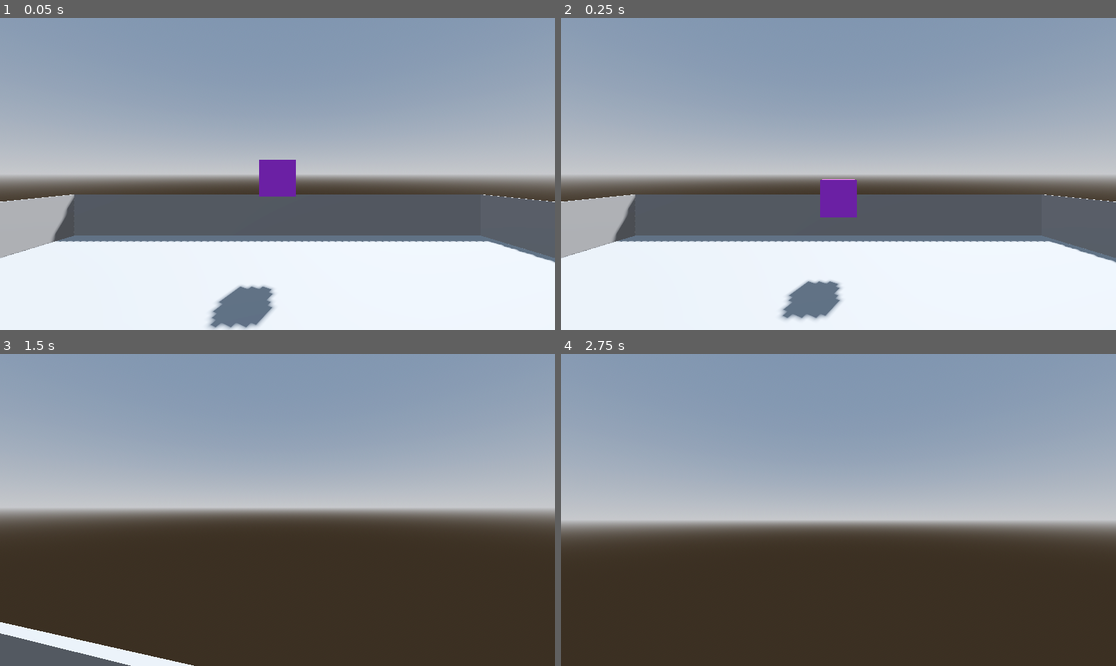
Above: before the commit, frames 1-4 (two rows, left to right).
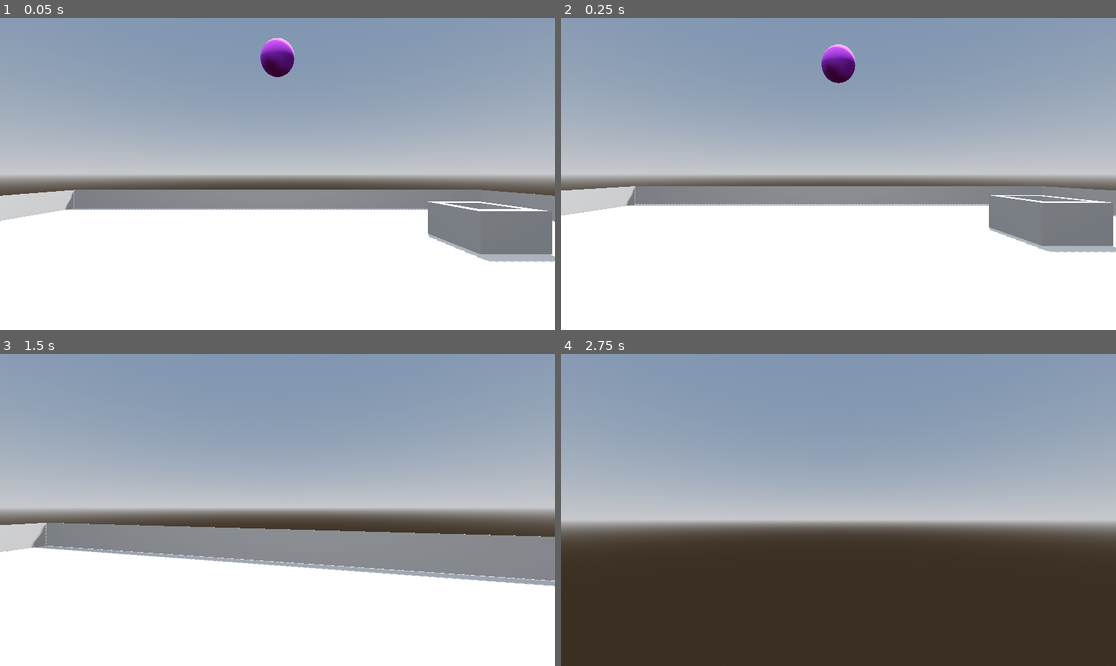
Above: after the commit, the same moments.

Repository: AutisticCrumbs/FoodTruckCartel
Game: Godot game, scene res://world.tscn
Two runs of this game, one before a commit and one after it. Both use one fixed random seed, a clock stepped at 60 frames per second and the inputs below.
Inputs (mouse positions are in pixels of both pictures, inside the frame that each line leads up to):
- Up to frame 1 (0.05 s): no input
- Up to frame 2 (0.25 s): no input
- Up to frame 3 (1.5 s): tap Enter (ui_accept) at 0.5, 0.77 s; move the mouse to (305, 510) at 0.52 s; hold W (forward) from 0.53 s (still down); click (305, 510) at 0.6 s; move the mouse to (249, 510) at 1.27 s; click (249, 510) at 1.35 s
- Up to frame 4 (2.75 s): keep holding W (forward); tap Enter (ui_accept) at 1.52 s; move the mouse to (849, 503) at 2.02 s; click (849, 503) at 2.1 s

The runs differ from the first frame. In frame 1, 20% of the frame differs, in the area x 0-100%, y 6-100%; in frame 2, 20%; in frame 3, 43%, in the area x 0-100%, y 54-100%; in frame 4, nothing differs.

Commit message:
Create a cooking test in the pickup prototype.

Diff:
--- a/Puckup Object Test/player.gd
+++ b/Puckup Object Test/player.gd
@@ -7,7 +7,7 @@
 @onready var hand := $Camera3D/Hand
 
 var picked_object
-var pull_power = 5
+var pull_power = 10
 
 var gravity = ProjectSettings.get_setting("physics/3d/default_gravity")
 
--- a/Puckup Object Test/player.tscn
+++ b/Puckup Object Test/player.tscn
@@ -22,4 +22,4 @@
 target_position = Vector3(0, 0, -5)
 
 [node name="Hand" type="Marker3D" parent="Camera3D"]
-transform = Transform3D(1, 0, 0, 0, 1, 0, 0, 0, 1, 0, 0, -3)
+transform = Transform3D(1, 0, 0, 0, 1, 0, 0, 0, 1, 0, 0, -2)
--- a/Puckup Object Test/world.gd
+++ b/Puckup Object Test/world.gd
@@ -3,3 +3,6 @@
 func _physics_process(_delta: float) -> void:
 	if Input.is_action_pressed("ui_cancel"):
 		get_tree().quit()
+
+func _on_cook_body_entered(_body):
+	print('fooey')
--- a/Puckup Object Test/world.tscn
+++ b/Puckup Object Test/world.tscn
@@ -1,35 +1,39 @@
-[gd_scene load_steps=9 format=3 uid="uid://dhmcchxwscna2"]
+[gd_scene load_steps=10 format=3 uid="uid://dhmcchxwscna2"]
 
 [ext_resource type="Script" path="res://world.gd" id="1_y82a8"]
 [ext_resource type="PackedScene" uid="uid://cywlto4wavxy4" path="res://player.tscn" id="2_16m8d"]
 
-[sub_resource type="ProceduralSkyMaterial" id="ProceduralSkyMaterial_pyhme"]
+[sub_resource type="ProceduralSkyMaterial" id="ProceduralSkyMaterial_tf6gs"]
 sky_horizon_color = Color(0.64625, 0.65575, 0.67075, 1)
 ground_horizon_color = Color(0.64625, 0.65575, 0.67075, 1)
 
-[sub_resource type="Sky" id="Sky_8b0fi"]
-sky_material = SubResource("ProceduralSkyMaterial_pyhme")
+[sub_resource type="Sky" id="Sky_24hma"]
+sky_material = SubResource("ProceduralSkyMaterial_tf6gs")
 
-[sub_resource type="Environment" id="Environment_m5ov4"]
+[sub_resource type="Environment" id="Environment_pvcvo"]
 background_mode = 2
-sky = SubResource("Sky_8b0fi")
+sky = SubResource("Sky_24hma")
 tonemap_mode = 2
 glow_enabled = true
 
 [sub_resource type="StandardMaterial3D" id="StandardMaterial3D_ogc1i"]
 albedo_color = Color(0.717647, 0.247059, 0.956863, 1)
 
-[sub_resource type="BoxMesh" id="BoxMesh_fupkd"]
-size = Vector3(0.5, 0.5, 0.5)
+[sub_resource type="SphereMesh" id="SphereMesh_1yxcs"]
+radius = 0.25
+height = 0.5
 
-[sub_resource type="BoxShape3D" id="BoxShape3D_gtou5"]
-size = Vector3(0.5, 0.5, 0.5)
+[sub_resource type="SphereShape3D" id="SphereShape3D_n14l7"]
+radius = 0.25
+
+[sub_resource type="BoxShape3D" id="BoxShape3D_ips4a"]
+size = Vector3(0.9, 0.49, 0.9)
 
 [node name="World" type="Node3D"]
 script = ExtResource("1_y82a8")
 
 [node name="WorldEnvironment" type="WorldEnvironment" parent="."]
-environment = SubResource("Environment_m5ov4")
+environment = SubResource("Environment_pvcvo")
 
 [node name="DirectionalLight3D" type="DirectionalLight3D" parent="."]
 transform = Transform3D(-0.866025, -0.433013, 0.25, 0, 0.5, 0.866025, -0.5, 0.75, -0.433013, 0, 0, 0)
@@ -37,22 +41,46 @@
 
 [node name="CSGBox3D" type="CSGBox3D" parent="."]
 use_collision = true
-size = Vector3(10, 1.1, 10)
+size = Vector3(20, 1, 20)
 
 [node name="Cut" type="CSGBox3D" parent="CSGBox3D"]
 transform = Transform3D(1, 0, 0, 0, 1, 0, 0, 0, 1, 0, 0.05, 0)
 operation = 2
-size = Vector3(9.9, 1, 9.9)
+size = Vector3(19.99, 0.9, 19.99)
 
 [node name="Player" parent="." instance=ExtResource("2_16m8d")]
-transform = Transform3D(1, 0, 0, 0, 1, 0, 0, 0, 1, 0, 0.5, 0)
+transform = Transform3D(1, 0, 0, 0, 1, 0, 0, 0, 1, 0, 0.8, 0)
 
-[node name="Block" type="RigidBody3D" parent="."]
-transform = Transform3D(1, 0, 0, 0, 1, 0, 0, 0, 1, 0, 1, -3)
+[node name="Ball" type="RigidBody3D" parent="."]
+transform = Transform3D(1, 0, 0, 0, 1, 0, 0, 0, 1, 0, 3, -3)
 
-[node name="MeshInstance3D" type="MeshInstance3D" parent="Block"]
+[node name="MeshInstance3D" type="MeshInstance3D" parent="Ball"]
 material_override = SubResource("StandardMaterial3D_ogc1i")
-mesh = SubResource("BoxMesh_fupkd")
+mesh = SubResource("SphereMesh_1yxcs")
 
-[node name="CollisionShape3D" type="CollisionShape3D" parent="Block"]
-shape = SubResource("BoxShape3D_gtou5")
+[node name="CollisionShape3D" type="CollisionShape3D" parent="Ball"]
+shape = SubResource("SphereShape3D_n14l7")
+
+[node name="SpotLight3D" type="SpotLight3D" parent="."]
+transform = Transform3D(1, 0, 0, 0, -4.37114e-08, 1, 0, -1, -4.37114e-08, 0, 15, 0)
+light_energy = 12.0
+spot_range = 1e+12
+spot_angle = 90.0
+
+[node name="Totally Real Grilll" type="CSGBox3D" parent="."]
+transform = Transform3D(1, 0, 0, 0, 1, 0, 0, 0, 1, 5, 0, -5)
+use_collision = true
+size = Vector3(1.5, 1, 1.5)
+
+[node name="Cut" type="CSGBox3D" parent="Totally Real Grilll"]
+transform = Transform3D(1, 0, 0, 0, 1, 0, 0, 0, 1, 0, 0.25, 0)
+operation = 2
+size = Vector3(1, 0.5, 1)
+
+[node name="Cook" type="Area3D" parent="Totally Real Grilll"]
+
+[node name="CollisionShape3D" type="CollisionShape3D" parent="Totally Real Grilll/Cook"]
+transform = Transform3D(1, 0, 0, 0, 1, 0, 0, 0, 1, 0, 0.25, 0)
+shape = SubResource("BoxShape3D_ips4a")
+
+[connection signal="body_entered" from="Totally Real Grilll/Cook" to="." method="_on_cook_body_entered"]
